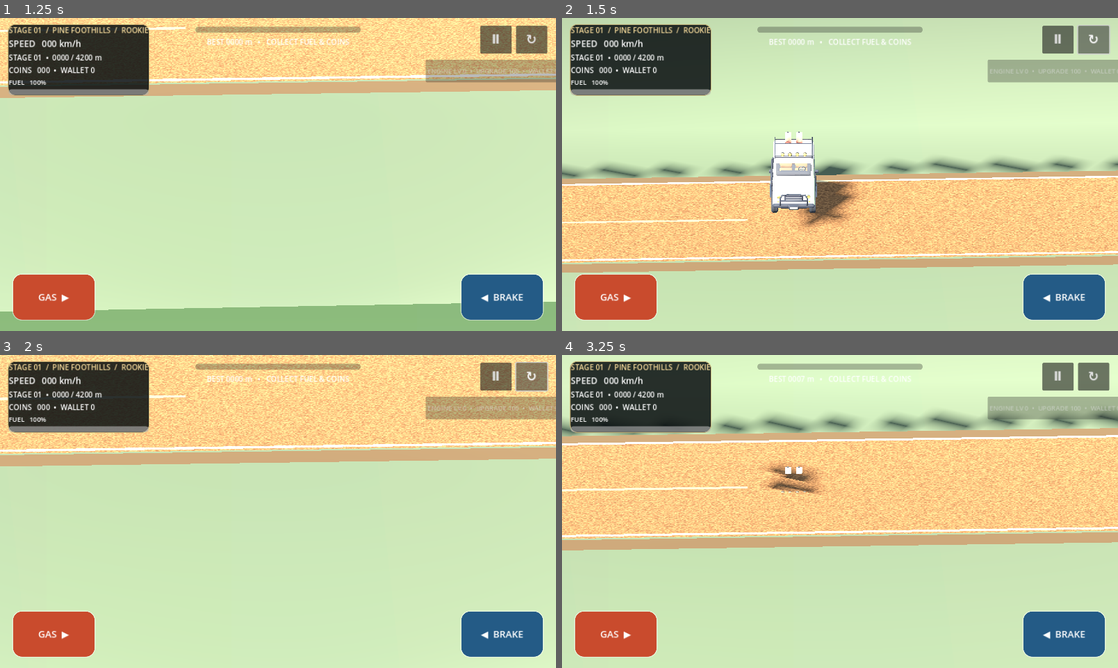
Above: before the commit, frames 1-4 (two rows, left to right).
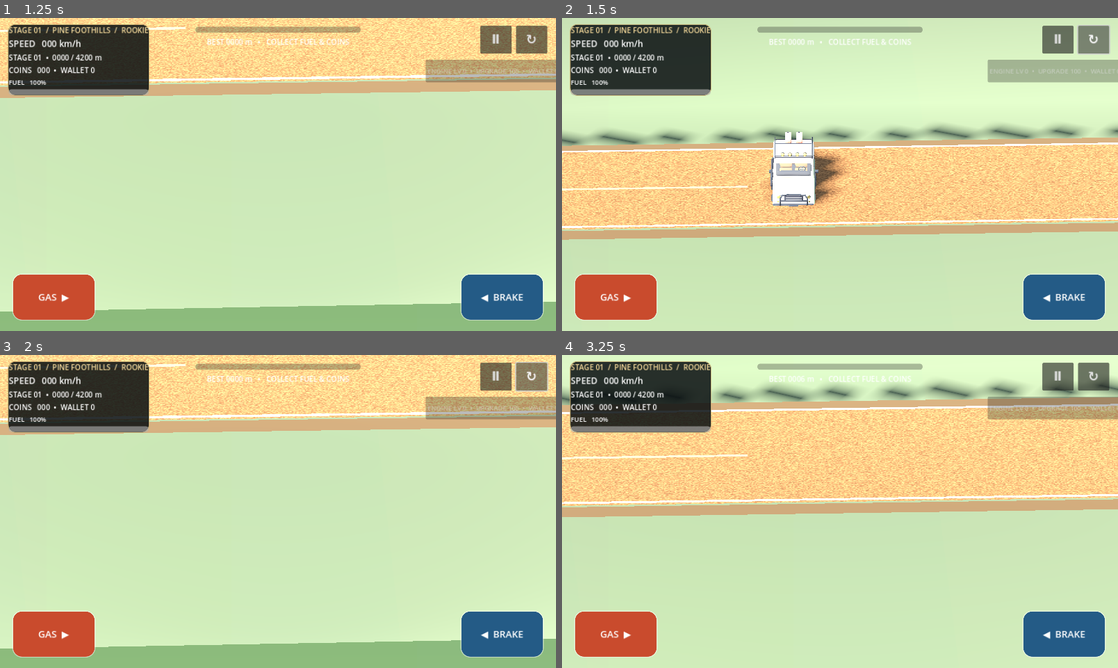
Above: after the commit, the same moments.

Repository: mahdialloui01-art/Extreme-Hill-Racing
Game: Godot game, scene res://scenes/main.tscn
Same seed, same stepped clock (60 frames per second), same inputs: the game is played once before the commit and once after it.
Inputs:
- Up to frame 1 (1.25 s): click "START STAGE 01" at 0.5 s
- Up to frame 2 (1.5 s): click "↻" at 1.25 s
- Up to frame 3 (2 s): no input
- Up to frame 4 (3.25 s): hold Right 2.03-2.75 s; click "RETRY STAGE" at 2.75 s

Frame 1 is identical in both runs. In frame 2, 35% of the frame differs, in the area x 0-100%, y 33-82%; in frame 3, 25%; in frame 4, 35%, in the area x 0-100%, y 6-63%.

Commit message:
Correct restart spawn height after ground alignment

Diff:
--- a/scripts/game_3d.gd
+++ b/scripts/game_3d.gd
@@ -791,7 +791,7 @@
 
 func _restart() -> void:
 	_save_progress()
-	car.reset_car(Vector3(start_x, terrain.height_at(start_x) + 1.65, 0))
+	car.reset_car(Vector3(start_x, terrain.height_at(start_x) + 0.12, 0))
 	camera.global_position = car.global_position + Vector3(2.0, 9.0, 22.0)
 	camera.look_at(car.global_position + Vector3(2.0, 1.0, 0), Vector3.UP)
 	fuel = FUEL_MAX
